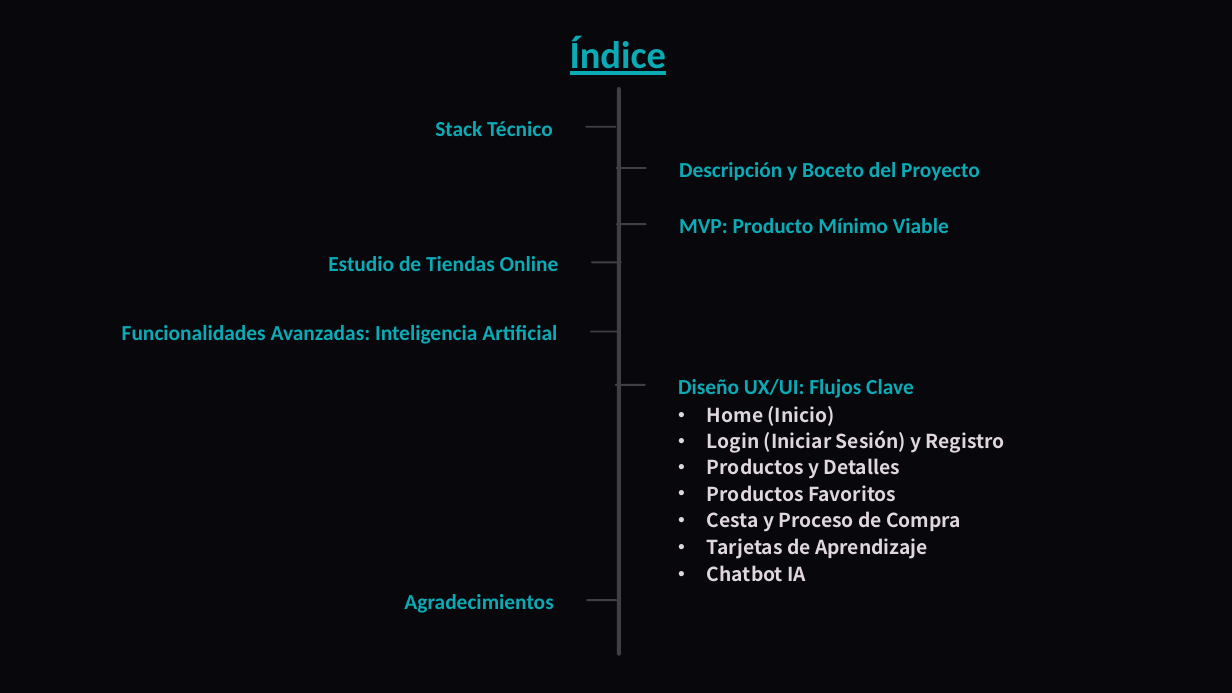
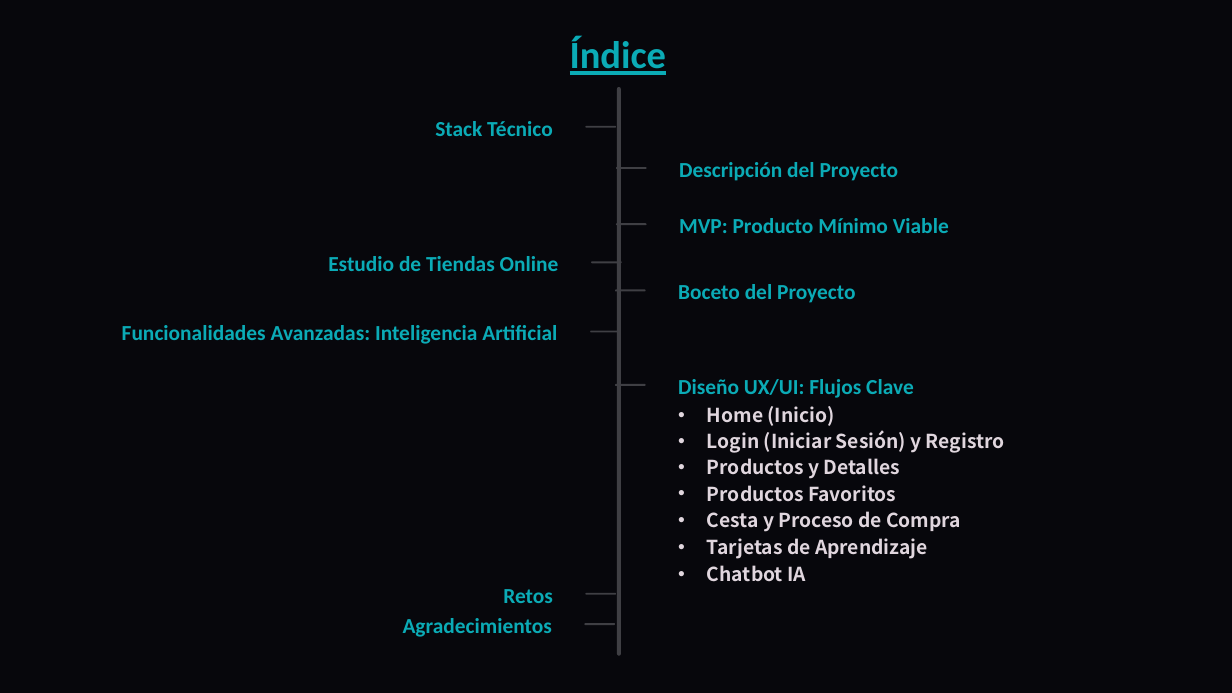
Before and after one commit to DavidCorredorMiguel/proyectogrupo2, a slide deck: slide 2 of Tech-and-Learn-Innovacion-y-Aprendizaje-en-E-commerce (1).pptx. Drawn at 1232x693 pixels with LibreOffice and Linux fonts; fonts in the diff are those of the drawing; background and template pictures are left out. Boxes give left, top, right and bottom in pixels: in the first picture for what was removed or moved away, otherwise in the second. Text is boxed around its words. In the diff, an @@ line names an element or a change of style, - is before the commit and + after.

```diff
--- a/Tech-and-Learn-Innovacion-y-Aprendizaje-en-E-commerce (1).pptx
+++ b/Tech-and-Learn-Innovacion-y-Aprendizaje-en-E-commerce (1).pptx
@@ text at box(679, 162, 899, 181): text changed @@
-Descripción y Boceto del Proyecto
+Descripción del Proyecto
@@ rounded rectangle added at box(615, 290, 646, 292), fill #3F3F44 @@
@@ text added at box(678, 284, 855, 303), 20 pt, text #0BABB6, bold @@
+Boceto del Proyecto
@@ text added at box(503, 589, 553, 603), 20 pt, text #0BABB6, bold @@
+Retos
@@ rounded rectangle added at box(585, 593, 616, 595), fill #3F3F44 @@
@@ text "Agradecimientos": place and size @@
-text "Agradecimientos" at box(404, 594, 553, 613)
+text "Agradecimientos" at box(403, 618, 552, 637)
@@ rounded rectangle: place and size @@
-rounded rectangle at box(587, 599, 618, 601)
+rounded rectangle at box(584, 623, 615, 625)
```
Also in this commit, not shown: 6 other slides changed, 1 slide removed, 1 other file.
